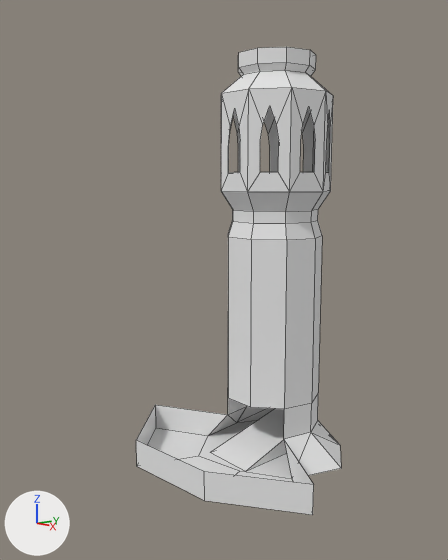
A saved change to the Blender file PaperDiceTower.blend.
Rendered twice from a 50 mm lens placed at (7.33, -7.21, 4.54), pointed at (-0.1, -0.99, 3.0). Lighting does not change. The marker at lower left points along +X, +Y and +Z. The picture after the commit comes second. Mesh edges are drawn as thin lines.

Before the edit, the objects in view are built like this:
```python
me_rampa_mesh = bpy.data.meshes.new('Rampa_mesh')
me_rampa_mesh.from_pydata([(-0.45, -1.0, 0.0), (0.45, -1.0, 0.0), (0.38, 0.58, 0.48), (-0.38, 0.58, 0.48), (-0.38, 0.58, 0.0), (0.38, 0.58, 0.0)], [], [(0, 1, 2, 3), (3, 2, 5, 4), (0, 4, 5, 1), (0, 3, 4), (1, 5, 2)])
me_torre_mesh = bpy.data.meshes.new('Torre_mesh')
me_torre_mesh.from_pydata(...)  # 177 vertices, 127 faces; spans x -1.93..2.02, y -2.23..1.25, z 0.0..6.5
# before: 81 (0.4, 0.48, 6.5) at pixel (316, 55), 82 (0.0, 0.63, 6.5), 83 (-0.4, 0.48, 6.5), 84 (-0.62, 0.11, 6.5), 85 (-0.55, -0.31, 6.5) at pixel (238, 57)
# before: 86 (-0.22, -0.59, 6.5) at pixel (238, 52), 87 (0.22, -0.59, 6.5) at pixel (257, 47), 88 (0.55, -0.31, 6.5) at pixel (286, 46), 89 (0.62, 0.11, 6.5) at pixel (310, 49)
ob_rampa = bpy.data.objects.new('Rampa', me_rampa_mesh)
ob_rampa.location = (0.0, 0.0, 0.0)
ob_torre = bpy.data.objects.new('Torre', me_torre_mesh)
ob_torre.location = (0.0, 0.0, 0.0)
```
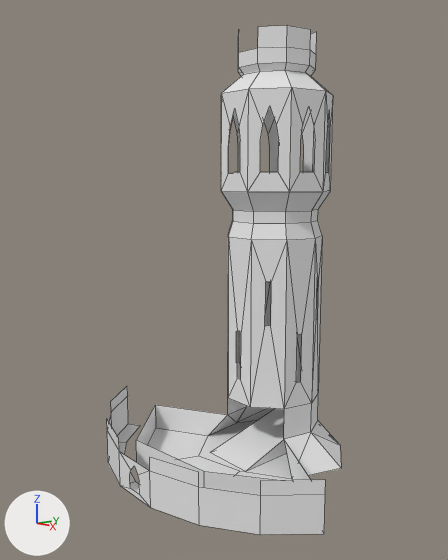
Where the change shows, as pixel boxes [x1, y1, x2, y2] in the pictures (448 x 560 px):
'Torre', reshaped: before [136, 47, 341, 515]; after [136, 26, 341, 495]
'Muro', added: after [107, 386, 326, 535]
part 1 of me_torre_mesh, cut back: [228, 236, 322, 409] in both
part 2 of me_torre_mesh, built on: after [238, 26, 317, 56]

Diff of the bpy script that builds the scene:
```diff
--- a/PaperDiceTower.blend.py
+++ b/PaperDiceTower.blend.py
@@ me_torre_mesh @@
 # used by ob_torre; location = (0.0, 0.0, 0.0)
 # verts and faces of me_torre_mesh; kept vertices keep their numbers, new ones are numbered from 177
-me_torre_mesh.from_pydata(...)  # 177 vertices, 127 faces; spans x -1.93..2.02, y -2.23..1.25, z 0.0..6.5
+me_torre_mesh.from_pydata(...)  # 222 vertices, 158 faces; spans x -1.93..2.02, y -2.23..1.25, z 0.0..6.86
+# me_torre_mesh part 1
+# 9 faces are deleted
+# 18 vertices are added at x -0.75..0.75, y -0.75..0.72, z 1.35..2.3
+# 10 new vertices lie (0.0, 0.0, 0.8) away from vertices in x -0.75..0.75, y -0.75..0.72, z 1.35
+# 8 new vertices lie (0.0, 0.0, 0.7) away from vertices in x -0.52..0.67, y -0.6..0.72, z 2.3
+# 36 new faces join them
+# me_torre_mesh part 2
+delete_faces([(81, 82, 83, 84, 85, 86, 87, 88, 89)])
+for new, old in zip([177, 178, 179], [87, 88, 89]): verts[new] = verts[old] + (0.0, 0.0, 0.3)
+verts[216] = (-0.22, -0.59, 6.84)
+verts[217] = (-0.55, -0.31, 6.84)  # pixel (238, 35)
+verts[218] = (0.0, 0.63, 6.86)
+verts[219] = (0.4, 0.48, 6.86)  # pixel (316, 31)
+verts[220] = (-0.62, 0.11, 6.7)  # pixel (254, 49)
+verts[221] = (-0.4, 0.48, 6.7)
+faces += [(85, 86, 216, 217), (87, 88, 178, 177), (88, 89, 179, 178), (81, 82, 218, 219), (83, 84, 220, 221)]
@@ me_muro_mesh @@
+me_muro_mesh.from_pydata(...)  # 40 vertices, 21 faces; spans x -2.42..2.42, y -2.77..-1.28, z 0.0..0.75
@@ ob_muro @@
+ob_muro = bpy.data.objects.new('Muro', me_muro_mesh)
+ob_muro.location = (0.0, 0.0, 0.0)
```
